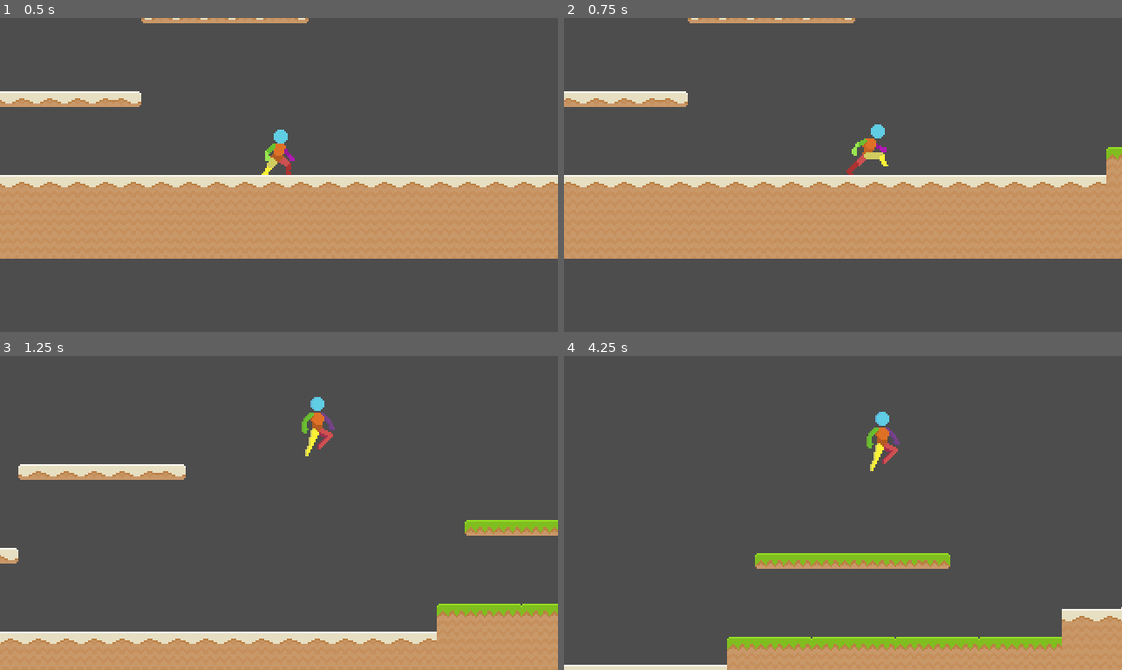
Above: before the commit, frames 1-4 (two rows, left to right).
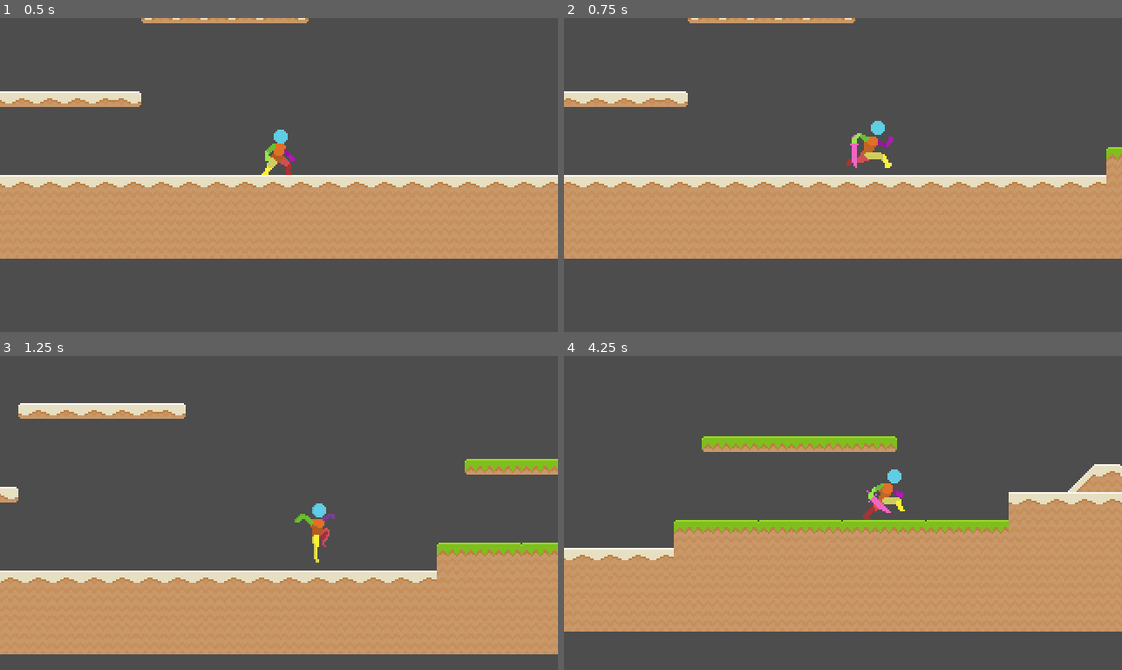
Above: after the commit, the same moments.

Repository: deanblackborough/godot-platformer
Game: Godot game, scene res://Scenes/Game.tscn
Two runs of this game, one before a commit and one after it. Both use one fixed random seed, a clock stepped at 60 frames per second and the inputs below.
Inputs:
- Up to frame 1 (0.5 s): no input
- Up to frame 2 (0.75 s): hold D (moveRight) from 0.53 s (still down); tap G (toggleWeapon) at 0.6 s
- Up to frame 3 (1.25 s): keep holding D (moveRight); tap Space (jump) at 0.77, 0.8, 1.07 s
- Up to frame 4 (4.25 s): tap Space (jump) at 1.35, 1.52, 1.82, 2.3, 3.02, 3.32, 3.6, 3.77, 4.07 s; tap G (toggleWeapon) at 1.55, 2.1, 2.85 s; release D (moveRight) at 2.03 s; hold A (moveLeft) 2.03-2.78 s; hold D (moveRight) from 2.78 s (still down)

Frame 1 is identical in both runs. In frame 2, 0.4% of the frame differs, in the area x 50-60%, y 32-50%; in frame 3, 34%; in frame 4, 46%, in the area x 0-100%, y 17-100%.

Commit message:
Drawn weapon when running
- Use drawn weapon animation
- Updated README with next steps

Diff:
--- a/Scenes/Player.tscn
+++ b/Scenes/Player.tscn
@@ -9,6 +9,7 @@
 [ext_resource type="Script" uid="uid://02gy0espctyy" path="res://Scripts/Player/StateMachine.gd" id="5_nn08x"]
 [ext_resource type="Script" uid="uid://bh5bdvk1lv6o0" path="res://Scripts/Player/States/FallState.gd" id="6_52ee3"]
 [ext_resource type="Script" uid="uid://bfmc5tb6g0pha" path="res://Scripts/Player/States/IdleState.gd" id="7_megsn"]
+[ext_resource type="Texture2D" uid="uid://bmll1fetasfxu" path="res://Sprites/Player/Player-Run-Weapon.png" id="7_miouo"]
 [ext_resource type="Script" uid="uid://c7phxbod0loy" path="res://Scripts/Player/States/JumpState.gd" id="8_yoq75"]
 [ext_resource type="Script" uid="uid://yk6y6fvq5cxt" path="res://Scripts/Player/States/RunState.gd" id="9_ksbbd"]
 [ext_resource type="Script" uid="uid://dtnmdps6cxjra" path="res://Scripts/Player/States/LandState.gd" id="11_ksbbd"]
@@ -189,6 +190,38 @@
 atlas = ExtResource("2_qhqgy")
 region = Rect2(336, 0, 48, 48)
 
+[sub_resource type="AtlasTexture" id="AtlasTexture_avx33"]
+atlas = ExtResource("7_miouo")
+region = Rect2(0, 0, 48, 48)
+
+[sub_resource type="AtlasTexture" id="AtlasTexture_rxg2u"]
+atlas = ExtResource("7_miouo")
+region = Rect2(48, 0, 48, 48)
+
+[sub_resource type="AtlasTexture" id="AtlasTexture_xixlo"]
+atlas = ExtResource("7_miouo")
+region = Rect2(96, 0, 48, 48)
+
+[sub_resource type="AtlasTexture" id="AtlasTexture_bfbt0"]
+atlas = ExtResource("7_miouo")
+region = Rect2(144, 0, 48, 48)
+
+[sub_resource type="AtlasTexture" id="AtlasTexture_wosd6"]
+atlas = ExtResource("7_miouo")
+region = Rect2(192, 0, 48, 48)
+
+[sub_resource type="AtlasTexture" id="AtlasTexture_hkrn1"]
+atlas = ExtResource("7_miouo")
+region = Rect2(240, 0, 48, 48)
+
+[sub_resource type="AtlasTexture" id="AtlasTexture_wpo1r"]
+atlas = ExtResource("7_miouo")
+region = Rect2(288, 0, 48, 48)
+
+[sub_resource type="AtlasTexture" id="AtlasTexture_pqity"]
+atlas = ExtResource("7_miouo")
+region = Rect2(336, 0, 48, 48)
+
 [sub_resource type="SpriteFrames" id="SpriteFrames_jej6c"]
 animations = [{
 "frames": [{
@@ -352,11 +385,39 @@
 "loop": true,
 "name": &"Run",
 "speed": 10.0
+}, {
+"frames": [{
+"duration": 1.0,
+"texture": SubResource("AtlasTexture_avx33")
+}, {
+"duration": 1.0,
+"texture": SubResource("AtlasTexture_rxg2u")
+}, {
+"duration": 1.0,
+"texture": SubResource("AtlasTexture_xixlo")
+}, {
+"duration": 1.0,
+"texture": SubResource("AtlasTexture_bfbt0")
+}, {
+"duration": 1.0,
+"texture": SubResource("AtlasTexture_wosd6")
+}, {
+"duration": 1.0,
+"texture": SubResource("AtlasTexture_hkrn1")
+}, {
+"duration": 1.0,
+"texture": SubResource("AtlasTexture_wpo1r")
+}, {
+"duration": 1.0,
+"texture": SubResource("AtlasTexture_pqity")
+}],
+"loop": true,
+"name": &"Run-Weapon",
+"speed": 10.0
 }]
 
 [node name="Player" type="CharacterBody2D"]
 script = ExtResource("1_dqkch")
-player_max_jumps = 2
 
 [node name="CollisionShape2D" type="CollisionShape2D" parent="."]
 position = Vector2(0, -14)
@@ -367,8 +428,6 @@
 sprite_frames = SubResource("SpriteFrames_jej6c")
 animation = &"Idle-Weapon"
 autoplay = "Idle"
-frame = 8
-frame_progress = 0.681159
 
 [node name="Camera2D" type="Camera2D" parent="."]
 position_smoothing_enabled = true
--- a/Scripts/Player/States/FallState.gd
+++ b/Scripts/Player/States/FallState.gd
@@ -9,7 +9,6 @@
 func enter(_player):
 	super.enter(_player)
 	fall_time = 0.0
-	player.player_weapon_drawn = false
 	player.animated_sprite.animation = "Fall"
 
 func physics_update(delta):
--- a/Scripts/Player/States/IdleState.gd
+++ b/Scripts/Player/States/IdleState.gd
@@ -7,8 +7,6 @@
 func enter(_player):
 	super.enter(_player)
 
-	print("Weapon state " + str(player.player_weapon_drawn))
-
 	if player.player_weapon_drawn == false:
 		player.animated_sprite.animation = "Idle"
 	else:
@@ -16,9 +14,7 @@
 
 func physics_update(delta):
 	if Input.is_action_just_pressed("toggleWeapon"):
-		print("Weapon toggled, new state " + str(player.player_weapon_drawn))
 		player.player_weapon_drawn = !player.player_weapon_drawn
-
 		if player.player_weapon_drawn == false:
 			player.animated_sprite.animation = "Idle"
 		else:
--- a/Scripts/Player/States/JumpState.gd
+++ b/Scripts/Player/States/JumpState.gd
@@ -6,7 +6,6 @@
 
 func enter(_player):
 	super.enter(_player)
-	player.player_weapon_drawn = false
 	player.velocity.y = player.player_jump_force
 	player.animated_sprite.animation = "Jump"
 
--- a/Scripts/Player/States/LandState.gd
+++ b/Scripts/Player/States/LandState.gd
@@ -6,7 +6,6 @@
 
 func enter(_player):
 	super.enter(_player)
-	player.player_weapon_drawn = false
 	player.animated_sprite.animation = "Land"
 	player.animated_sprite.play()
 
--- a/Scripts/Player/States/RunState.gd
+++ b/Scripts/Player/States/RunState.gd
@@ -6,10 +6,20 @@
 
 func enter(_player):
 	super.enter(_player)
-	player.player_weapon_drawn = false
-	player.animated_sprite.animation = "Run"
+
+	if player.player_weapon_drawn == false:
+		player.animated_sprite.animation = "Run"
+	else:
+		player.animated_sprite.animation = "Run-Weapon"
 
 func physics_update(delta):
+	if Input.is_action_just_pressed("toggleWeapon"):
+		player.player_weapon_drawn = !player.player_weapon_drawn
+		if player.player_weapon_drawn == false:
+			player.animated_sprite.animation = "Run"
+		else:
+			player.animated_sprite.animation = "Run-Weapon"
+
 	if not player.is_on_floor():
 		player.state_machine.change_state("FallState")
 		return
Not shown: 1 places in Scenes/Player.tscn that only renumber resources
Not shown, changed: README.md
